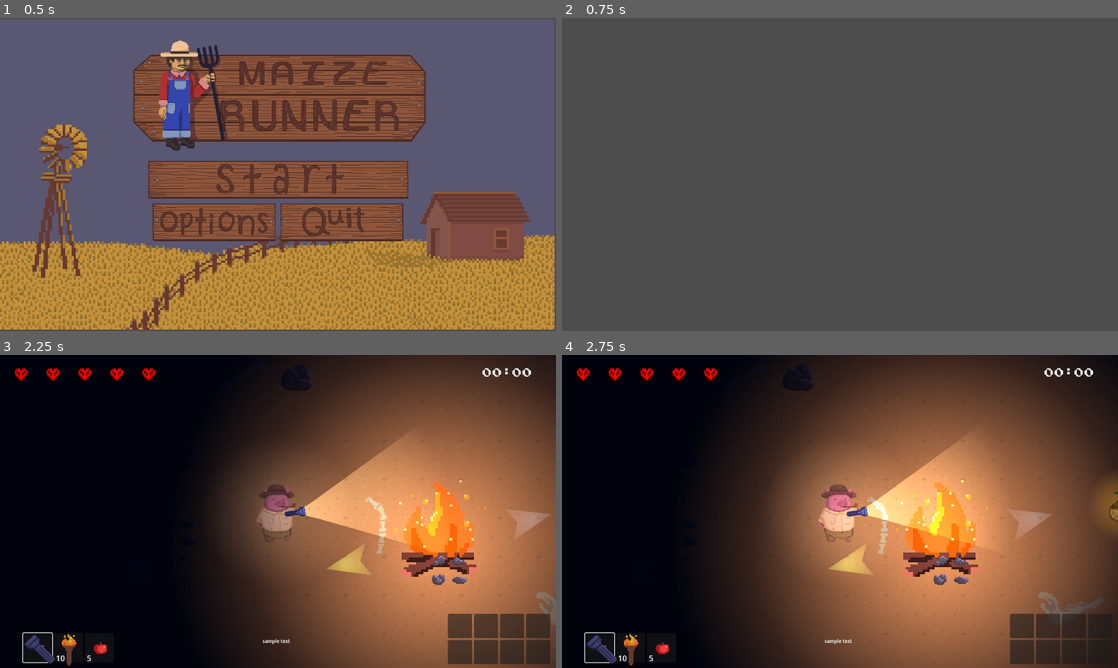
Above: before the commit, frames 1-4 (two rows, left to right).
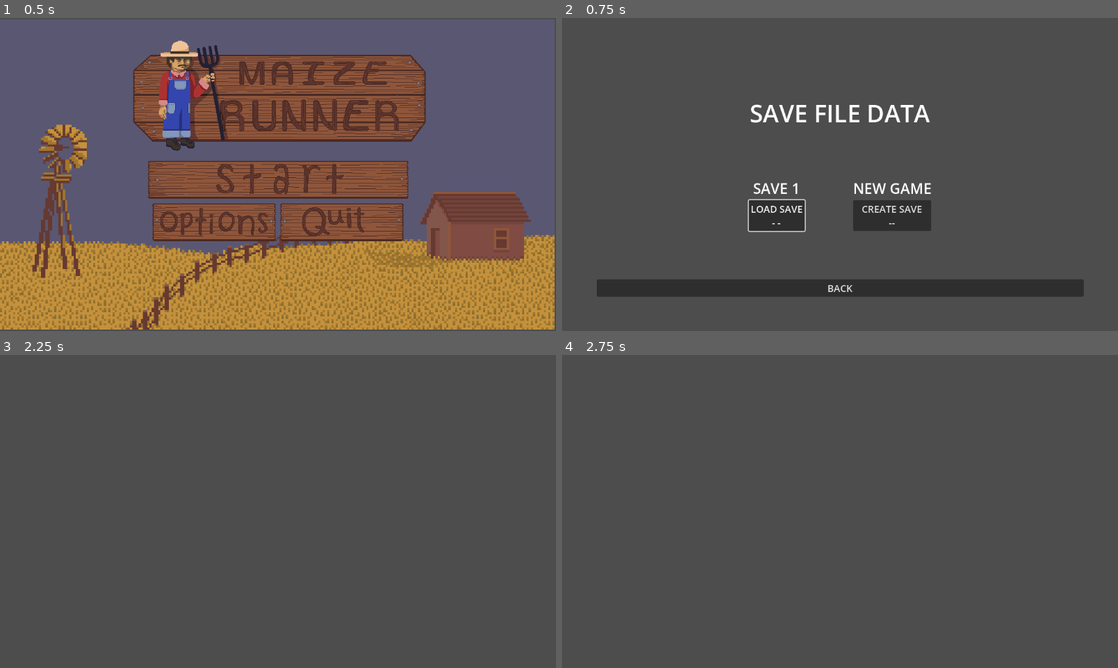
Above: after the commit, the same moments.

Repository: JasonLee4/MaizeRunnerGame
Game: Godot game, scene res://scenes/menus/main_menu.tscn
Two runs of this game, one before a commit and one after it. Both use one fixed random seed, a clock stepped at 60 frames per second and the inputs below. Sound files missing from this copy of the repository are replaced by a short silence.
Inputs (mouse positions are in pixels of both pictures, inside the frame that each line leads up to):
- Up to frame 1 (0.5 s): no input
- Up to frame 2 (0.75 s): click (840, 180) at 0.5 s
- Up to frame 3 (2.25 s): click (216, 552) at 1.25 s, where only the run after the commit has a clickable "LOAD SAVE - -"; tap Enter at 2 s; move the mouse to (400, 495) at 2.02 s; hold D (right) from 2.03 s (still down); hold F (advance_dialogue) from 2.03 s (still down)
- Up to frame 4 (2.75 s): keep holding D (right); keep holding F (advance_dialogue)

Frame 1 is identical in both runs. In frame 2, 8.4% of the frame differs, in the area x 6-94%, y 27-90%; in frame 3, 100%, in the area x 0-100%, y 0-100%; in frame 4, 100%.

Commit message:
saving data first basic

Diff:
--- a/globals/globals.gd
+++ b/globals/globals.gd
@@ -1,4 +1,10 @@
 extends Node
+
+var save_file_path = "res://saves/"
+var save_file_name = "GameSave.tres"
+var gameData
+var new_game
+
 var torch_item : Inv_Item  = preload("res://scenes/items/inventory/inv_items/Torch.tres")
 var flash_item : Inv_Item = preload("res://scenes/items/inventory/inv_items/Flashlight.tres")
 var apple_item : Inv_Item = preload("res://scenes/items/inventory/inv_items/Apple.tres")
@@ -110,3 +116,19 @@
 
 func increase_pig_speed():
 	pig_speed += 50
+
+func verify_save_directory(path):
+	DirAccess.make_dir_absolute(path)
+
+
+func load_data():
+	gameData = ResourceLoader.load(Globals.save_file_path + Globals.save_file_name)
+	print("Game data loaded...")
+	Globals.max_health = gameData.playerMaxHealth
+	Globals.health = gameData.playerHealth
+	pig.position = Vector2(0,0)
+	Globals.cur_lvl = gameData.currentLevel
+	Globals.pig_speed = gameData.playerSpeed
+
+	Globals.inv.transfer(gameData.playerInventory)
+	print("Loaded new inventory size: ", Globals.inv.size())
--- a/scenes/characters/Pig.gd
+++ b/scenes/characters/Pig.gd
@@ -45,7 +45,7 @@
 var pigfacing = true
 
 func _ready():
-	verify_save_directory(save_file_path)
+	verify_save_directory(Globals.save_file_path)
 
 	Globals.pig = $"."
 	print("pig inst")
@@ -143,10 +143,6 @@
 
 
 func _process(delta):
-	if Input.is_action_just_pressed("save"):
-		save_data()
-	if Input.is_action_just_pressed("load"):
-		load_data()
 	change_tool(curr_hb_num)
 
 
@@ -154,27 +150,29 @@
 func verify_save_directory(path):
 	DirAccess.make_dir_absolute(path)
 
-func load_data():
-	gameData = ResourceLoader.load(save_file_path + save_file_name)
-	print("Game data loaded...")
-	Globals.health = gameData.playerHealth
-	position = Vector2(0,0)
-	Globals.cur_lvl = gameData.currentLevel
-	Globals.pig_speed = gameData.playerSpeed
-
-	Globals.inv.transfer(gameData.playerInventory)
-	print("Loaded new inventory size: ", Globals.inv.size())
-
-
-func save_data():
-	gameData.update_playerHealth(Globals.health)
-	gameData.update_currentLevel(Globals.cur_lvl)
-	gameData.update_playerSpeed(Globals.pig_speed)
-	gameData.update_playerInventory(Globals.inv)
-	ResourceSaver.save(gameData, save_file_path + save_file_name)
-	print("Game data saved...")
-	print("size of saved inventory = ", gameData.playerInventory.size())
-
+#func load_data():
+	#gameData = ResourceLoader.load(Globals.save_file_path + Globals.save_file_name)
+	#print("Game data loaded...")
+	#Globals.max_health = gameData.playerMaxHealth
+	#Globals.health = gameData.playerHealth
+	#position = Vector2(0,0)
+	#Globals.cur_lvl = gameData.currentLevel
+	#Globals.pig_speed = gameData.playerSpeed
+	#
+	#Globals.inv.transfer(gameData.playerInventory)
+	#print("Loaded new inventory size: ", Globals.inv.size())
+
+
+#func save_data():
+	#gameData.update_playerMaxHealth(Globals.max_health)
+	#gameData.update_playerHealth(Globals.health)
+	#gameData.update_currentLevel(Globals.cur_lvl)
+	#gameData.update_playerSpeed(Globals.pig_speed)
+	#gameData.update_playerInventory(Globals.inv)
+	#ResourceSaver.save(gameData, Globals.save_file_path + Globals.save_file_name)
+	#print("Game data saved...")
+	#print("size of saved inventory = ", gameData.playerInventory.size())
+	#
 
 func _on_dash_cooldown_timeout():
 	print("dash is ready")
--- a/scenes/dungeon_gen/dungeon_gen.gd
+++ b/scenes/dungeon_gen/dungeon_gen.gd
@@ -96,6 +96,8 @@
 	Globals.pig = player
 	player.position = start_room.position
 	play_mode = true
+	if !Globals.new_game:
+		Globals.load_data()
 	#camera = Camera2D.new()
 	#
 	#camera.set_script(load("res://scenes/levels/Camera.gd"))
--- a/scenes/menus/main_menu.gd
+++ b/scenes/menus/main_menu.gd
@@ -12,8 +12,10 @@
 
 
 func _on_start_button_pressed():
-	get_tree().change_scene_to_file("res://scenes/dungeon_gen/dungeon_gen.tscn")
-	Globals.restart_game()
+	#get_tree().change_scene_to_file("res://scenes/dungeon_gen/dungeon_gen.tscn")
+	get_tree().change_scene_to_file("res://scenes/menus/save_data.tscn")
+
+	#Globals.restart_game()
 
 
 func _on_quit_button_pressed():
--- a/scenes/menus/pause_menu.gd
+++ b/scenes/menus/pause_menu.gd
@@ -25,3 +25,18 @@
 func _on_return_button_pressed():
 	unpause()
 	get_tree().change_scene_to_file("res://scenes/menus/main_menu.tscn")
+
+
+func _on_save_button_pressed():
+	save_data()
+
+func save_data():
+	var gameData = GameData.new()
+	gameData.update_playerMaxHealth(Globals.max_health)
+	gameData.update_playerHealth(Globals.health)
+	gameData.update_currentLevel(Globals.cur_lvl)
+	gameData.update_playerSpeed(Globals.pig_speed)
+	gameData.update_playerInventory(Globals.inv)
+	ResourceSaver.save(gameData, Globals.save_file_path + Globals.save_file_name)
+	print("Game data saved...")
+	print("size of saved inventory = ", gameData.playerInventory.size())
--- a/scenes/menus/pause_menu.tscn
+++ b/scenes/menus/pause_menu.tscn
@@ -49,9 +49,14 @@
 layout_mode = 2
 text = "Options"
 
+[node name="SaveButton" type="Button" parent="VBoxContainer"]
+layout_mode = 2
+text = "Save Data"
+
 [node name="ReturnButton" type="Button" parent="VBoxContainer"]
 layout_mode = 2
 text = "Return to Menu"
 
 [connection signal="pressed" from="VBoxContainer/ContinueButton" to="." method="_on_continue_button_pressed"]
+[connection signal="pressed" from="VBoxContainer/SaveButton" to="." method="_on_save_button_pressed"]
 [connection signal="pressed" from="VBoxContainer/ReturnButton" to="." method="_on_return_button_pressed"]
--- /dev/null
+++ b/scenes/menus/save_data.gd
@@ -0,0 +1,33 @@
+extends Control
+
+
+# Called when the node enters the scene tree for the first time.
+func _ready():
+	$VBoxContainer/HBoxContainer/VBoxContainer/Load_Save1.grab_focus()
+
+
+# Called every frame. 'delta' is the elapsed time since the previous frame.
+func _process(delta):
+	pass
+
+
+
+func _on_quit_button_pressed():
+	get_tree().quit()
+
+
+func _on_load_save_1_pressed():
+	Globals.new_game = false
+	get_tree().change_scene_to_file("res://scenes/dungeon_gen/dungeon_gen.tscn")
+	Globals.restart_game()
+
+
+func _on_create_save_pressed():
+	Globals.new_game = true
+	get_tree().change_scene_to_file("res://scenes/dungeon_gen/dungeon_gen.tscn")
+	Globals.restart_game()
+
+
+
+func _on_back_button_pressed():
+	get_tree().change_scene_to_file("res://scenes/menus/main_menu.tscn")
--- /dev/null
+++ b/scenes/menus/save_data.tscn
@@ -0,0 +1,107 @@
+[gd_scene load_steps=2 format=3 uid="uid://bemtgxcht20eb"]
+
+[ext_resource type="Script" path="res://scenes/menus/save_data.gd" id="1_v36xd"]
+
+[node name="SaveData" type="Control"]
+layout_mode = 3
+anchors_preset = 15
+anchor_right = 1.0
+anchor_bottom = 1.0
+grow_horizontal = 2
+grow_vertical = 2
+script = ExtResource("1_v36xd")
+
+[node name="VBoxContainer" type="VBoxContainer" parent="."]
+layout_mode = 0
+offset_left = 72.0
+offset_top = 162.0
+offset_right = 1081.0
+offset_bottom = 441.0
+theme_override_constants/separation = 100
+alignment = 1
+
+[node name="Label" type="Label" parent="VBoxContainer"]
+layout_mode = 2
+theme_override_font_sizes/font_size = 50
+text = "SAVE FILE DATA"
+horizontal_alignment = 1
+
+[node name="HBoxContainer" type="HBoxContainer" parent="VBoxContainer"]
+layout_mode = 2
+theme_override_constants/separation = 100
+alignment = 1
+
+[node name="VBoxContainer" type="VBoxContainer" parent="VBoxContainer/HBoxContainer"]
+layout_mode = 2
+alignment = 1
+
+[node name="Label" type="Label" parent="VBoxContainer/HBoxContainer/VBoxContainer"]
+layout_mode = 2
+theme_override_font_sizes/font_size = 30
+text = "SAVE 1"
+horizontal_alignment = 1
+
+[node name="Load_Save1" type="Button" parent="VBoxContainer/HBoxContainer/VBoxContainer"]
+layout_mode = 2
+theme_override_font_sizes/font_size = 20
+text = "LOAD SAVE
+- -"
+
+[node name="VBoxContainer2" type="VBoxContainer" parent="VBoxContainer/HBoxContainer"]
+visible = false
+layout_mode = 2
+alignment = 1
+
+[node name="Label" type="Label" parent="VBoxContainer/HBoxContainer/VBoxContainer2"]
+layout_mode = 2
+theme_override_font_sizes/font_size = 30
+text = "SAVE 2"
+horizontal_alignment = 1
+
+[node name="Load_Save2" type="Button" parent="VBoxContainer/HBoxContainer/VBoxContainer2"]
+layout_mode = 2
+theme_override_font_sizes/font_size = 20
+text = "LOAD SAVE
+-NOT WORKING-"
+
+[node name="VBoxContainer3" type="VBoxContainer" parent="VBoxContainer/HBoxContainer"]
+visible = false
+layout_mode = 2
+alignment = 1
+
+[node name="Label" type="Label" parent="VBoxContainer/HBoxContainer/VBoxContainer3"]
+layout_mode = 2
+theme_override_font_sizes/font_size = 30
+text = "SAVE 3"
+horizontal_alignment = 1
+
+[node name="Load_Save3" type="Button" parent="VBoxContainer/HBoxContainer/VBoxContainer3"]
+layout_mode = 2
+theme_override_font_sizes/font_size = 20
+text = "LOAD SAVE
+-NOT WORKING-"
+
+[node name="VBoxContainer4" type="VBoxContainer" parent="VBoxContainer/HBoxContainer"]
+layout_mode = 2
+alignment = 1
+
+[node name="Label" type="Label" parent="VBoxContainer/HBoxContainer/VBoxContainer4"]
+layout_mode = 2
+theme_override_font_sizes/font_size = 30
+text = "NEW GAME"
+horizontal_alignment = 1
+
+[node name="Create_Save" type="Button" parent="VBoxContainer/HBoxContainer/VBoxContainer4"]
+layout_mode = 2
+theme_override_font_sizes/font_size = 20
+text = "CREATE SAVE
+--"
+
+[node name="Back_Button" type="Button" parent="VBoxContainer"]
+layout_mode = 2
+theme_override_font_sizes/font_size = 20
+text = "BACK"
+
+[connection signal="pressed" from="VBoxContainer/HBoxContainer/VBoxContainer/Load_Save1" to="." method="_on_load_save_1_pressed"]
+[connection signal="pressed" from="VBoxContainer/HBoxContainer/VBoxContainer4/Create_Save" to="." method="_on_create_save_pressed"]
+[connection signal="pressed" from="VBoxContainer/Back_Button" to="." method="_on_back_button_pressed"]
--- a/scripts/GameData.gd
+++ b/scripts/GameData.gd
@@ -3,6 +3,7 @@
 class_name GameData
 
 @export var playerHealth: int
+@export var playerMaxHealth: int
 @export var savePos : Vector2
 @export var playerSpeed : int
 @export var currentLevel : int
@@ -12,6 +13,9 @@
 
 func update_playerHealth(value):
 	playerHealth = value
+
+func update_playerMaxHealth(value):
+	playerMaxHealth = value
 
 func update_savePos(pos):
 	savePos = pos
